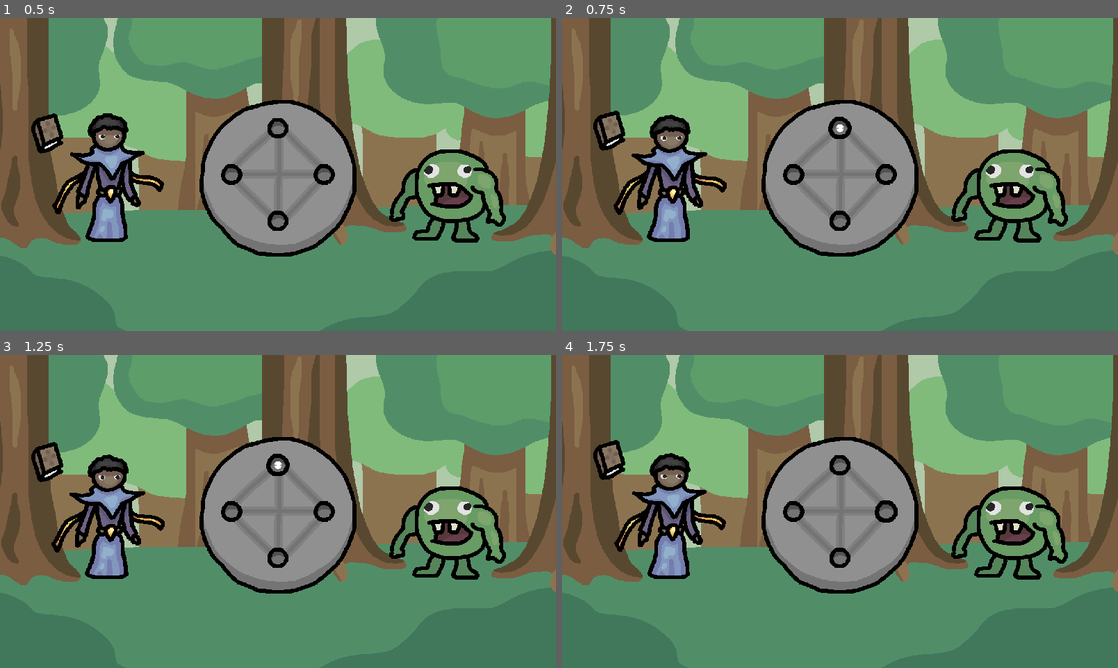
Above: before the commit, frames 1-4 (two rows, left to right).
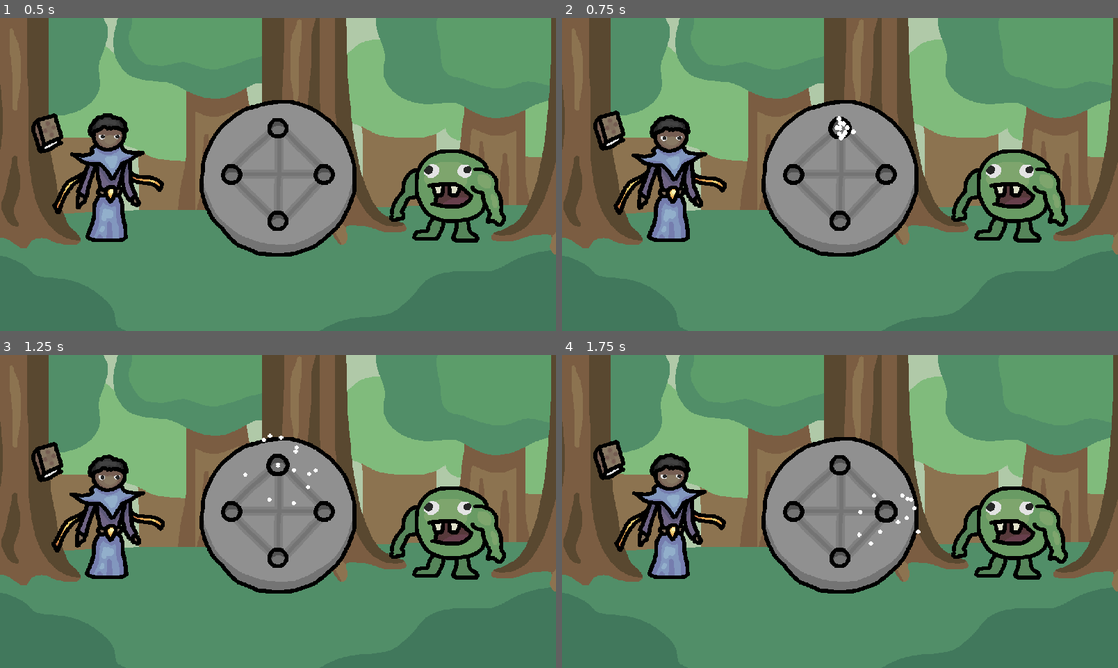
Above: after the commit, the same moments.

Repository: fredrikgson/Grimoire
Game: Godot game, scene res://scenes/Battle.tscn
Same seed, same stepped clock (60 frames per second), same inputs: the game is played once before the commit and once after it.
Inputs (mouse positions are in pixels of both pictures, inside the frame that each line leads up to):
- Up to frame 1 (0.5 s): no input
- Up to frame 2 (0.75 s): move the mouse to (840, 127) at 0.52 s; click (840, 127) at 0.67 s
- Up to frame 3 (1.25 s): no input
- Up to frame 4 (1.75 s): move the mouse to (884, 511) at 1.27 s; click (884, 511) at 1.42 s

Frame 1 is identical in both runs. In frame 2, 0.1% of the frame differs, in the area x 49-53%, y 31-40%; in frame 3, 0.1%, in the area x 43-58%, y 25-48%; in frame 4, 0.1%.

Commit message:
Add particles when line connects

Diff:
--- a/prefab/Rune/Rune.gd
+++ b/prefab/Rune/Rune.gd
@@ -53,12 +53,14 @@
 	line.add_point(rune_point.position)
 	line.add_point(self.get_local_mouse_position())
 	rune_points_in_line.append(rune_point)
+	rune_point.emit_particles()
 
 func add_point(rune_point:RunePoint):
 	if not rune_points_in_line.has(rune_point):
 		line.add_point(self.get_local_mouse_position())
 		line.points[-2] = rune_point.position
 		rune_points_in_line.append(rune_point)
+		rune_point.emit_particles()
 
 func reset_line():
 	rune_points_in_line.clear()
--- a/prefab/Rune/Rune.tscn
+++ b/prefab/Rune/Rune.tscn
@@ -37,7 +37,6 @@
 id = 3
 
 [node name="Line2D" type="Line2D" parent="."]
-width = 16.0
 texture = ExtResource("4_yljv0")
 texture_mode = 2
 joint_mode = 2
--- a/prefab/Rune/RunePoint.gd
+++ b/prefab/Rune/RunePoint.gd
@@ -3,6 +3,7 @@
 
 @export var id:int
 @onready var sprite:Sprite2D = $Sprite2D
+@onready var particles:CPUParticles2D = $CPUParticles2D
 
 var highlight_tween:Tween
 const default_scale = Vector2(1, 1)
@@ -34,3 +35,6 @@
 		highlight_tween.kill()
 	highlight_tween = get_tree().create_tween()
 	highlight_tween.tween_property(sprite, "scale", default_scale, 0.05)
+
+func emit_particles():
+	particles.emitting = true
--- a/prefab/Rune/RunePoint.tscn
+++ b/prefab/Rune/RunePoint.tscn
@@ -1,10 +1,15 @@
-[gd_scene load_steps=4 format=3 uid="uid://t7djyvhr7eoc"]
+[gd_scene load_steps=6 format=3 uid="uid://t7djyvhr7eoc"]
 
 [ext_resource type="Script" path="res://prefab/Rune/RunePoint.gd" id="1_ig27p"]
 [ext_resource type="Texture2D" uid="uid://c1oqdgsj6nxi2" path="res://assets/rune_point.png" id="1_p4fn1"]
+[ext_resource type="Texture2D" uid="uid://bmrg2egio4umj" path="res://assets/particle.png" id="3_d4stj"]
 
 [sub_resource type="CircleShape2D" id="CircleShape2D_7fr6y"]
 radius = 32.0
+
+[sub_resource type="Curve" id="Curve_bles0"]
+_data = [Vector2(0, 1), 0.0, 0.0, 0, 0, Vector2(0.755187, 0.868132), 0.0, 0.0, 0, 0, Vector2(1, 0), 0.0, 0.0, 0, 0]
+point_count = 3
 
 [node name="RunePoint" type="Area2D"]
 script = ExtResource("1_ig27p")
@@ -14,3 +19,20 @@
 
 [node name="CollisionShape2D" type="CollisionShape2D" parent="."]
 shape = SubResource("CircleShape2D_7fr6y")
+
+[node name="CPUParticles2D" type="CPUParticles2D" parent="."]
+emitting = false
+amount = 12
+lifetime = 0.8
+one_shot = true
+explosiveness = 1.0
+texture = ExtResource("3_d4stj")
+emission_shape = 1
+emission_sphere_radius = 20.0
+spread = 180.0
+gravity = Vector2(0, 0)
+initial_velocity_min = 120.0
+initial_velocity_max = 200.0
+damping_min = 200.0
+damping_max = 200.0
+scale_amount_curve = SubResource("Curve_bles0")
Binary file added: assets/particle.png
Not shown, added: assets/particle.png.import
